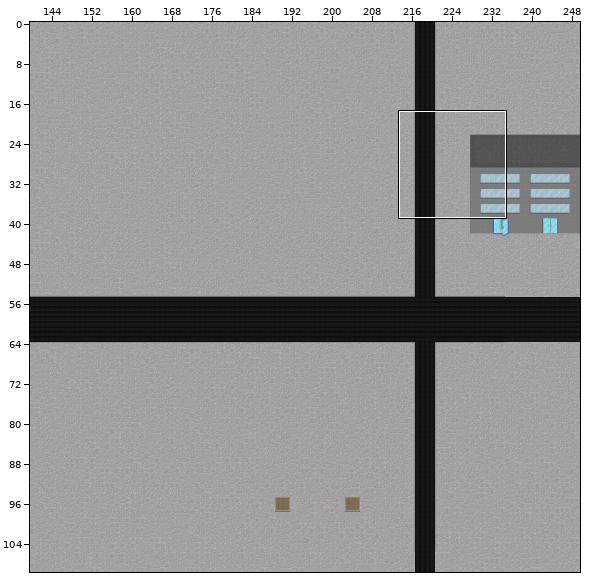
Tiled map (JSON): main/resources/worlds/OutsideFighting.json. Above: a wide view before the commit, with the close-up outlined.
Close-up. First the earlier version:
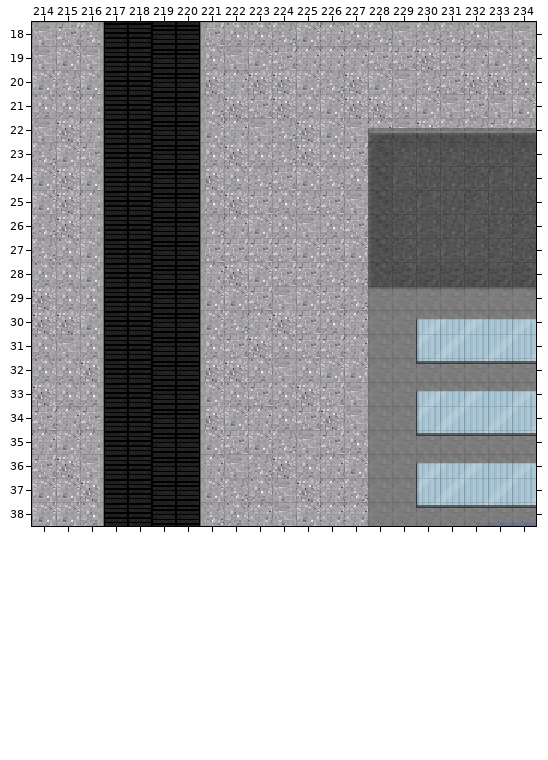
Cells are 16x16 px. Shown: x 214..234, y 18..38. The commit also changed other parts of the map, which this record leaves out.
New version:
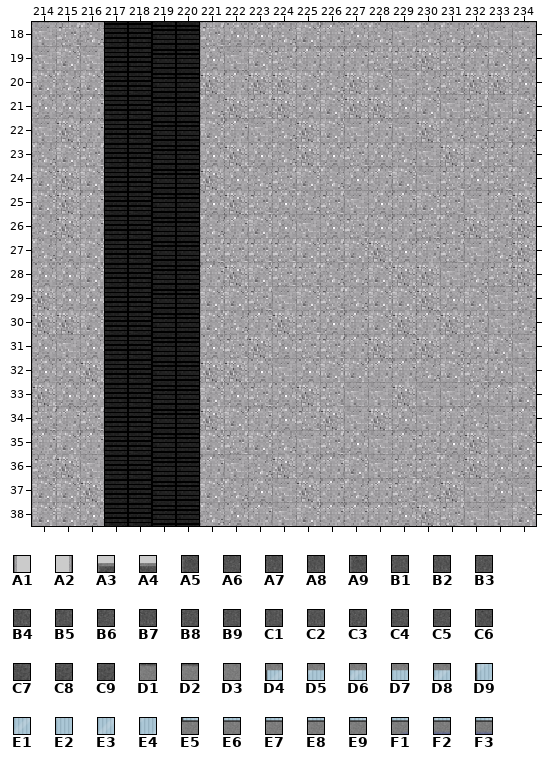
Key: from "City": A1 9, A2 11; from "Fac": A3 0, A4 1, A5 32, A6 33, A7 34, A8 36, A9 64, B1 65, B2 66, B3 67, B4 68, B5 69, B6 72, B7 73, B8 74, B9 79, C1 83, C2 85, C3 99, C4 133, C5 143, C6 192, C7 193, C8 194, C9 197, D1 224, D2 225, D3 256, D4 258, D5 259, D6 260, D7 261, D8 262, D9 290, E1 291, E2 292, E3 293, E4 294, E5 322, E6 323, E7 324, E8 325, E9 326, F1 516, F2 517, F3 518.
__ is an empty cell.
The edit:
Layer "Curbs" (now hidden):
Tile A1 is gone in rows 18 to 38 at x 221.
Tile A2 is gone in rows 18 to 38 at x 216.
Tile A3 is gone in row 22 at x 228.
Tile A4 is gone in row 22 at x 229 to 234.
Tile A5 is gone in row 23 at x 228.
Tile A6 is gone in row 23 at x 229, 231 and 234.
Tile A7 is gone in row 23 at x 230.
Tile A8 is gone in row 23 at x 232 to 233.
Tile A9 is gone in rows 24 to 27 at x 228.
Tile B1 is gone in row 24 at x 229; in row 26 at x 232.
Tile B2 is gone in row 24 at x 230; in row 25 at x 234.
Tile B3 is gone in row 24 at x 231 and 234.
Tile B4 is gone in row 24 at x 232; in rows 26 to 27 at x 229.
Tile B5 is gone in row 24 at x 233; in row 25 at x 230.
Tile B6 is gone in row 25 at x 232; in row 26 at x 234.
Tile B7 is gone in row 25 at x 229.
Tile B8 is gone in row 25 at x 233.
Tile B9 is gone in row 26 at x 230; in row 27 at x 230 and 232.
Tile C1 is gone in row 27 at x 231.
Tile C2 is gone in row 27 at x 234.
Tile C3 is gone in rows 25 to 26 at x 231.
Tile C4 is gone in row 26 at x 233.
Tile C5 is gone in row 27 at x 233.
Tile C6 is gone in row 28 at x 228.
Tile C7 is gone in row 28 at x 229 and 234.
Tile C8 is gone in row 28 at x 230 to 232.
Tile C9 is gone in row 28 at x 233.
Tile D1 is gone in row 29 at x 228.
Tile D2 is gone in row 29 at x 229 to 234.
Tile D3 is gone in rows 30 to 38 at x 228 to 229.
Tile D4 is gone in row 30 at x 230; in row 33 at x 230; in row 36 at x 230.
Tile D5 is gone in row 30 at x 231; in row 33 at x 231; in row 36 at x 231.
Tile D6 is gone in row 30 at x 232; in row 33 at x 232; in row 36 at x 232.
Tile D7 is gone in row 30 at x 233; in row 33 at x 233; in row 36 at x 233.
Tile D8 is gone in row 30 at x 234; in row 33 at x 234; in row 36 at x 234.
Tile D9 is gone in row 31 at x 230; in row 34 at x 230; in row 37 at x 230.
Tile E1 is gone in row 31 at x 231; in row 34 at x 231; in row 37 at x 231.
Tile E2 is gone in row 31 at x 232; in row 34 at x 232; in row 37 at x 232.
Tile E3 is gone in row 31 at x 233; in row 34 at x 233; in row 37 at x 233.
Tile E4 is gone in row 31 at x 234; in row 34 at x 234; in row 37 at x 234.
Tile E5 is gone in row 32 at x 230; in row 35 at x 230; in row 38 at x 230.
Tile E6 is gone in row 32 at x 231; in row 35 at x 231; in row 38 at x 231.
Tile E7 is gone in row 32 at x 232; in row 35 at x 232.
Tile E8 is gone in row 32 at x 233; in row 35 at x 233.
Tile E9 is gone in row 32 at x 234; in row 35 at x 234.
Tile F1 is gone in row 38 at x 232.
Tile F2 is gone in row 38 at x 233.
Tile F3 is gone in row 38 at x 234.
